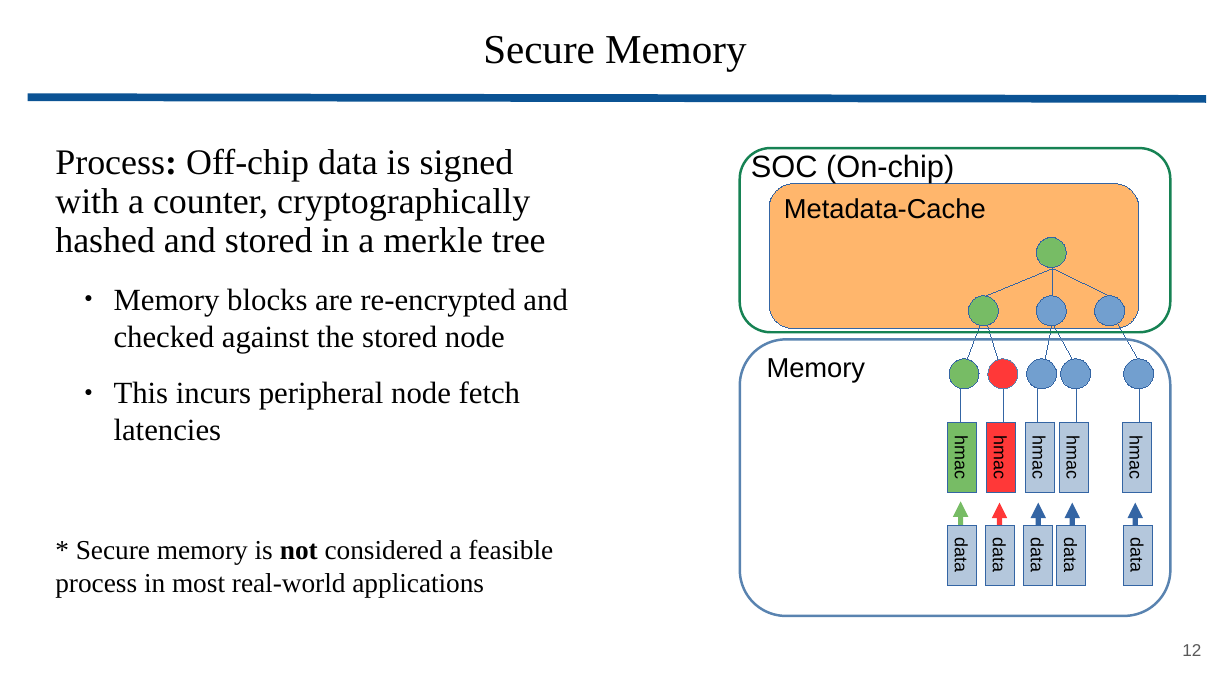
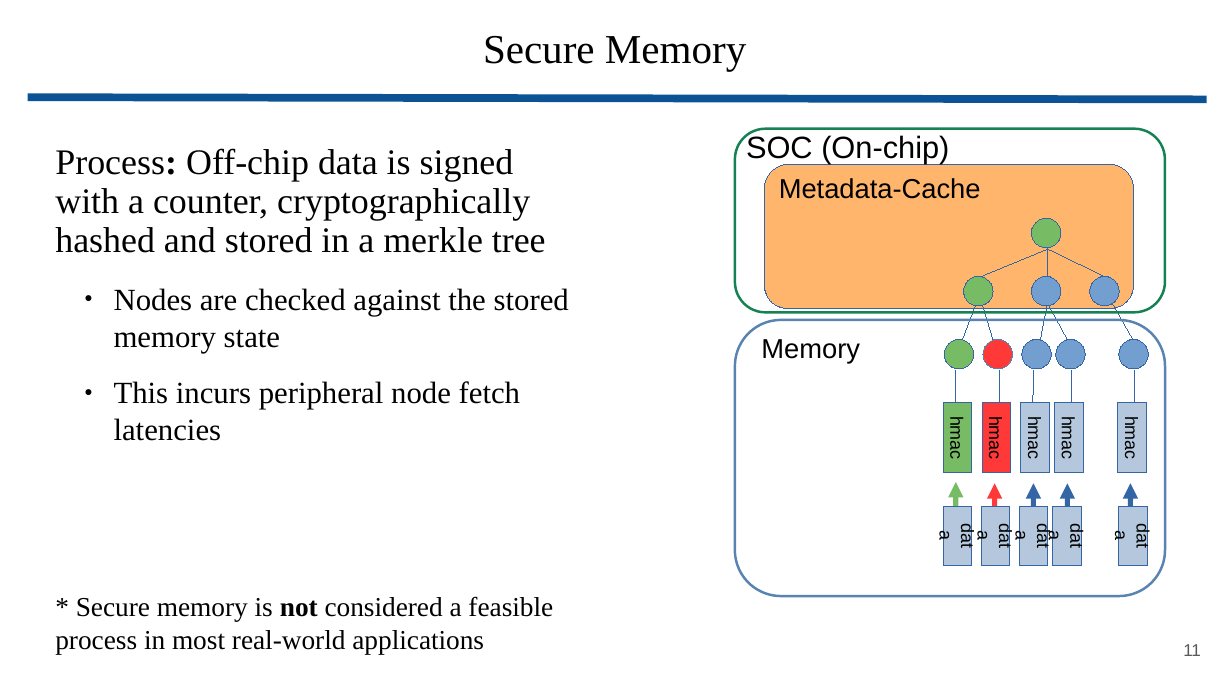
Before and after one commit to wbuziak/grad-research, a slide deck: slide 11 of resources/presentations/secure_mem_masters.pptx (slide 12 before the commit). Drawn at 1232x693 pixels with LibreOffice and Linux fonts; fonts in the diff are those of the drawing. Boxes give left, top, right and bottom in pixels: in the first picture for what was removed or moved away, otherwise in the second. Text is boxed around its words. In the diff, an @@ line names an element or a change of style, - is before the commit and + after.

```diff
--- a/resources/presentations/secure_mem_masters.pptx
+++ b/resources/presentations/secure_mem_masters.pptx
@@ text at box(114, 288, 569, 353): text changed @@
-  ● Memory blocks are re-encrypted and checked against the stored node
+  ● Nodes are checked against the stored memory state
@@ 13 lines, 10 rectangles, 9 ellipses, 5 arrows, 3 texts, 3 rounded rectangles: place and size @@
-13 lines, 10 rectangles, 9 ellipses, 5 arrows, 3 texts, 3 rounded rectangles at box(739, 148, 1169, 616)
+13 lines, 10 rectangles, 9 ellipses, 5 arrows, 3 texts, 3 rounded rectangles at box(734, 128, 1165, 596)
@@ page number at box(1183, 644, 1201, 656): text changed @@
-12
+11
```
Also in this commit, not shown: 13 other slides changed, 8 slides added, 10 slides removed, 23 other files.
